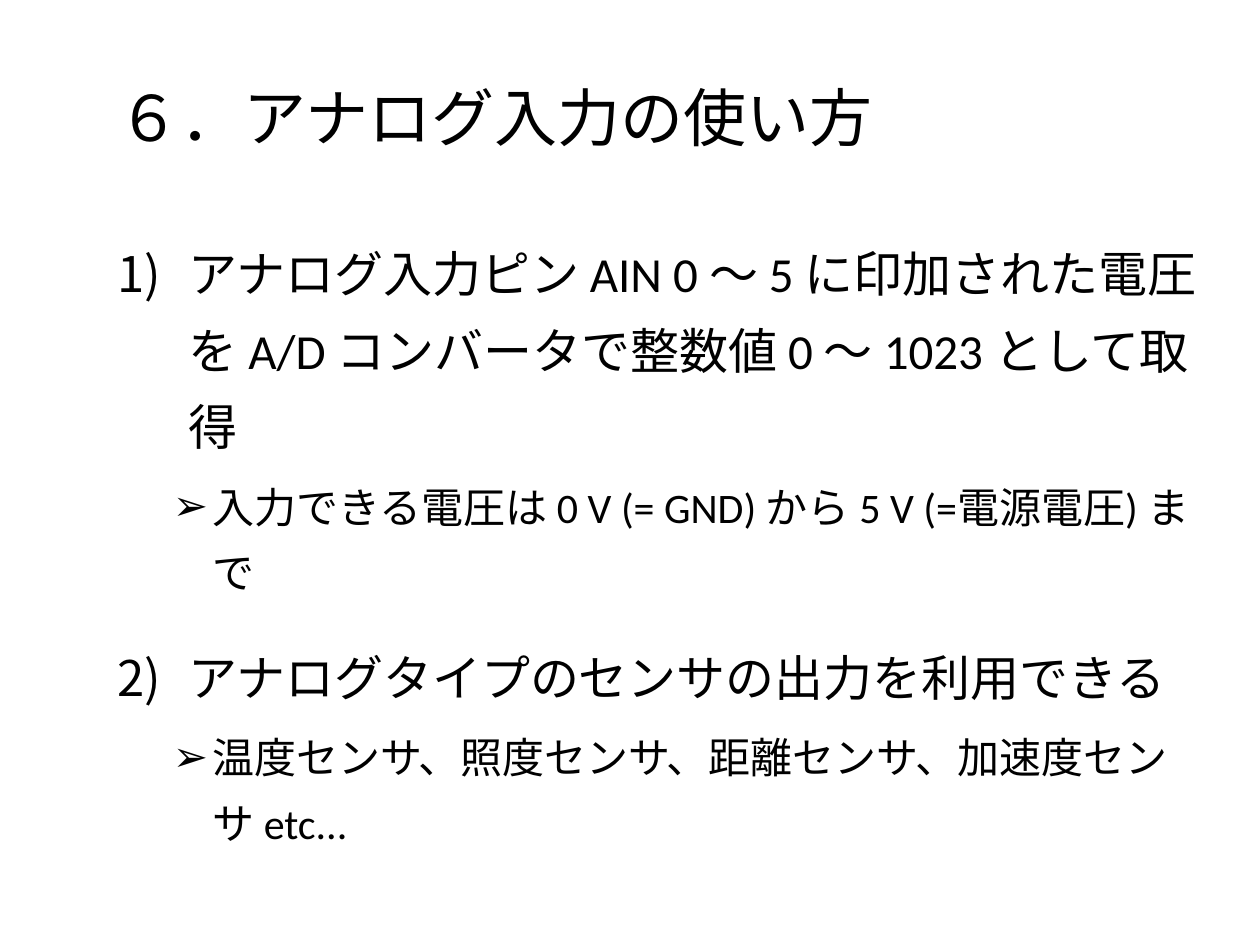
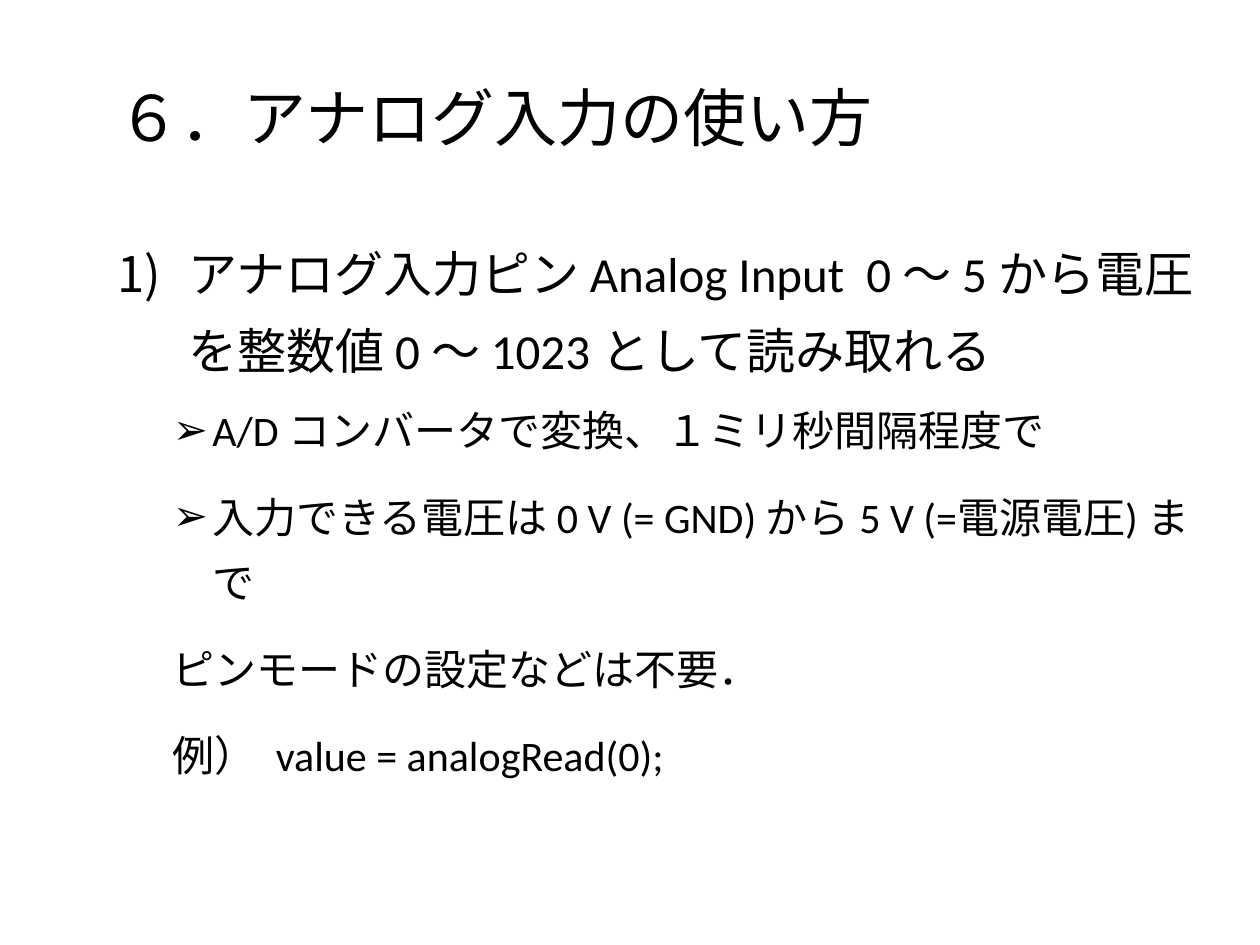
Before and after one commit to MatsK/Courses, a slide deck: slide 22 of CS2/Arduino入門.pptx. Drawn at 1260x945 pixels with LibreOffice and Linux fonts; fonts in the diff are those of the drawing; background and template pictures are left out. Boxes give left, top, right and bottom in pixels: in the first picture for what was removed or moved away, otherwise in the second. Text is boxed around its words. In the diff, an @@ line names an element or a change of style, - is before the commit and + after.

```diff
--- a/CS2/Arduino入門.pptx
+++ b/CS2/Arduino入門.pptx
@@ text at (189, 251, 1194, 450): text changed @@
-1) アナログ入力ピン AIN 0 〜 5 に印加された電圧を A/D コンバータで整数値 0 〜 1023 として取得
+1) アナログ入力ピン Analog Input 0 〜 5 から電圧を整数値 0 〜 1023 として読み取れる
+  ➢ A/D コンバータで変換、１ミリ秒間隔程度で
@@ text at (173, 649, 761, 779): text changed @@
-2) アナログタイプのセンサの出力を利用できる
-  ➢ 温度センサ、照度センサ、距離センサ、加速度センサ etc...
+  ピンモードの設定などは不要．
+  例） value = analogRead(0);
```
Also in this commit, not shown: 3 other slides changed, 4 slides added, 21 other files.
